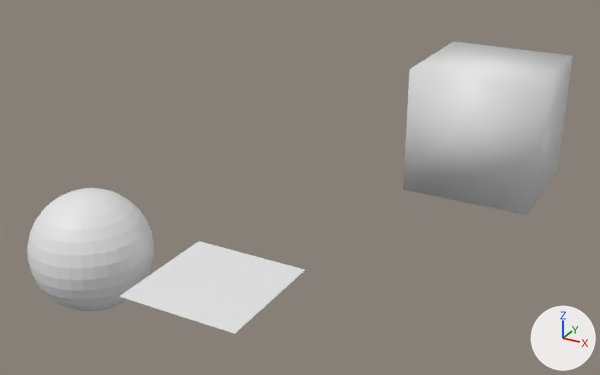
The glTF model models/AR-ERB.glb as it was, and as the next commit left it.
Both versions are drawn from a 50 mm lens placed at (6.35, -8.9, 6.31), pointed at (0.39, 1.94, 0.9). Arrows for +X, +Y and +Z are at lower right; the lights stay in place. The picture after the commit comes second. Vertices at exactly the same position are counted once.

The older version as bpy lines, for what is in view:
```python
me_cube = bpy.data.meshes.new('Cube')
me_cube.from_pydata(...)  # a box spanning x -2.7..-0.7, y 2.71..4.71, z -1.0..1.0
me_plane_001 = bpy.data.meshes.new('Plane.001')
me_plane_001.from_pydata([(-1.0, -1.0, 0.0), (1.0, -1.0, 0.0), (-1.0, 1.0, 0.0), (1.0, 1.0, 0.0)], [], [(0, 1, 3), (0, 3, 2)])
me_sphere = bpy.data.meshes.new('Sphere')
me_sphere.from_pydata(...)  # a UV sphere (32 segments, 16 rings, poles along z) spanning x -2.28..-0.28, y -1.0..1.0, z -1.0..1.0
ob_cube = bpy.data.objects.new('Cube', me_cube)
ob_cube.location = (4.57, 0.0, 1.88)
ob_sphere = bpy.data.objects.new('Sphere', me_sphere)
ob_sphere.location = (-1.13, 0.0, -0.05)
ob_videoplane = bpy.data.objects.new('VideoPlane', me_plane_001)
ob_videoplane.location = (0.0, 0.0, 0.0)
```
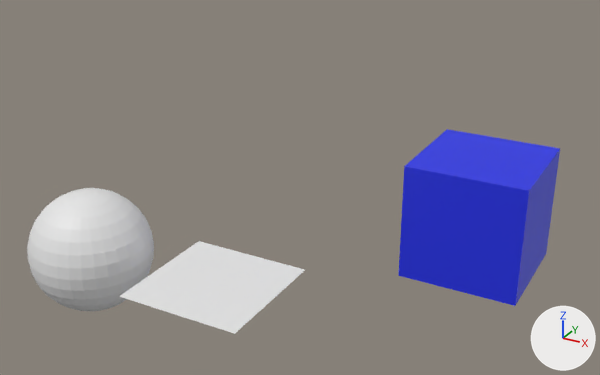
The change in detail:
Material 'Material' (mat_material) is new.
Its base color is (0.0153, 0.0283, 0.8) (blue #212fe7).
me_cube has 8 vertices, 12 faces and spans x -2.7..-0.7, y 2.71..4.71, z -1.0..1.0.
me_cube is used by ob_cube; location (4.57, 0.0, 1.88).
me_cube part 1: all faces are now shaded flat (12 of 12 changed).
me_cube gains material mat_material (blue #212fe7).
Object 'Cube' (ob_cube) moves from (4.57, 0.0, 1.88) to (4.57, 0.0, 0.28).

What differs and where, as boxes [x1, y1, x2, y2] in the pictures (600 x 375 px):
'Cube', recoloured, shading changed, moved (white to blue): before [403, 41, 573, 215]; after [398, 129, 560, 306]
